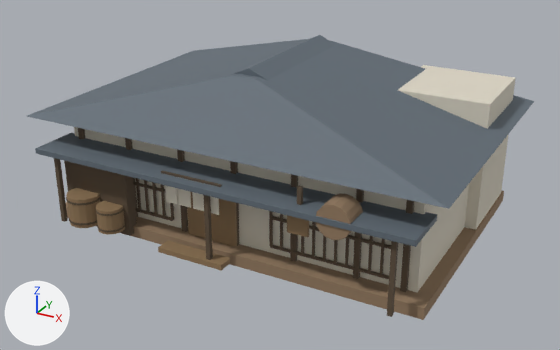
What one commit did to the Blender file godot/assets/blender/sources/asset_proof_sake_shop.blend.
Both versions are drawn from a 50 mm camera at (10.9, -20.27, 11.27) aimed at (0.18, -0.78, 1.53). The axes (+X, +Y, +Z) are drawn at lower left. The lights are the same throughout. The older version comes first.

Names of what the first picture shows: 'asset_proof_sake_shop'.
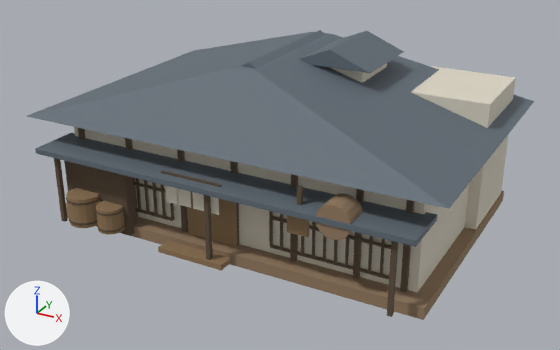
Changed parts and their boxes (x1, y1, x2, y2) in the pictures (560 x 350 px; the box of a moved part takes in the faces that stretch with it):
'asset_proof_sake_shop', reshaped: before (27, 35, 534, 320); after (27, 30, 534, 320)
part 1 of me_立方體, added: after (330, 63, 387, 83)
part 2 of me_立方體, added: after (300, 31, 404, 73)
part 3 of me_立方體, moved or reshaped: before (27, 35, 534, 209); after (27, 30, 534, 209)

The change, as a diff of the scene's bpy script:
```diff
--- a/godot/assets/blender/sources/asset_proof_sake_shop.blend.py
+++ b/godot/assets/blender/sources/asset_proof_sake_shop.blend.py
@@ me_立方體 @@
 # used by ob_asset_proof_sake_shop; location = (0.0, 0.0, 0.0)
 # verts and faces of me_立方體; kept vertices keep their numbers, new ones are numbered from 710
 # before: 316 (-0.35, -2.45, 5.1) at pixel (234, 75), 317 (0.35, -2.45, 5.1) at pixel (256, 78), 318 (0.35, 2.45, 5.1) at pixel (332, 40), 319 (-0.35, 2.45, 5.1) at pixel (312, 38), 658 (0.0, -2.25, 5.3) at pixel (248, 68)
 # before: 661 (0.0, 2.25, 5.3) at pixel (319, 34)
-me_立方體.from_pydata(...)  # 710 vertices, 490 faces; spans x -6.6..6.6, y -4.91..4.45, z 0.0..5.3
+me_立方體.from_pydata(...)  # 724 vertices, 501 faces; spans x -6.6..6.6, y -4.91..4.45, z 0.0..5.64
+# me_立方體 part 1: a new loose piece, a box spanning x 0.77..2.53, y -0.1..1.8, z 4.6..5.12, in mat_plaster (pale yellow #ddd6c5)
+# me_立方體 part 2: the loose piece of 6 vertices spanning x -2.25..2.25, y -2.25..2.25, z 4.3..5.3 is copied, and the copy is scaled about its middle by (0.567, 0.6, 0.52), then moved by (1.65, 0.85, 0.58); it spans x 0.38..2.92, y -0.5..2.2, z 5.12..5.64
+# me_立方體 part 3
+for i in [*range(316, 320)]: verts[i] += (0.0, 0.0, 0.23)
+verts[658] = (0.0, -2.25, 5.46)  # moved, pixel (248, 62)
+verts[661] = (0.0, 2.25, 5.46)  # moved, pixel (320, 29)
 me_立方體.materials.append(mat_earth)
```
